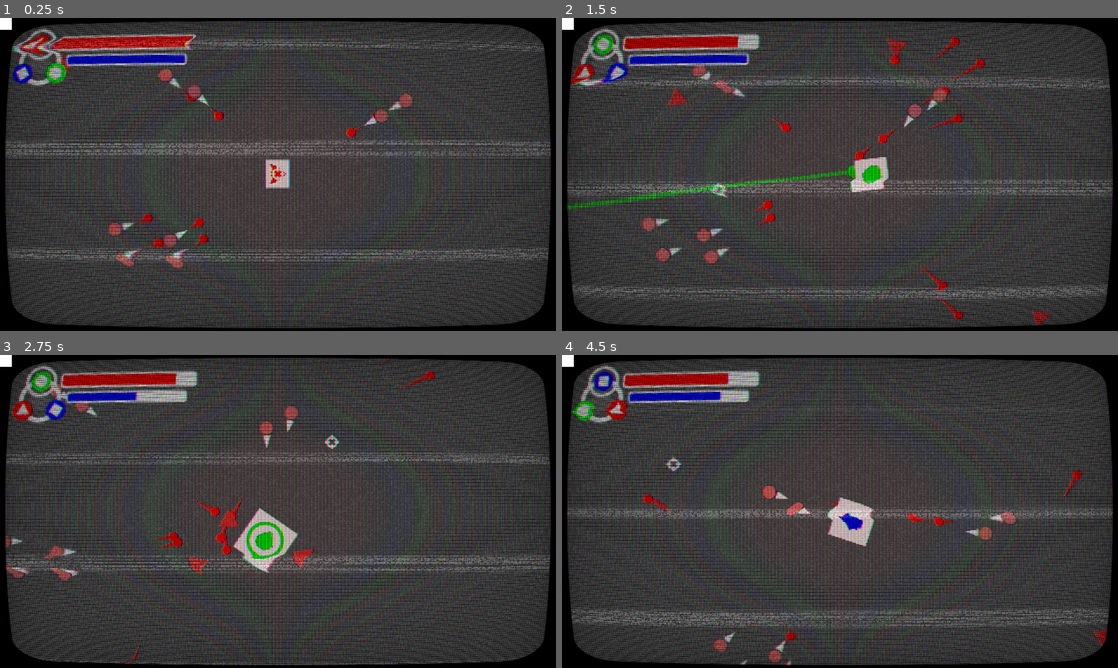
Above: before the commit, frames 1-4 (two rows, left to right).
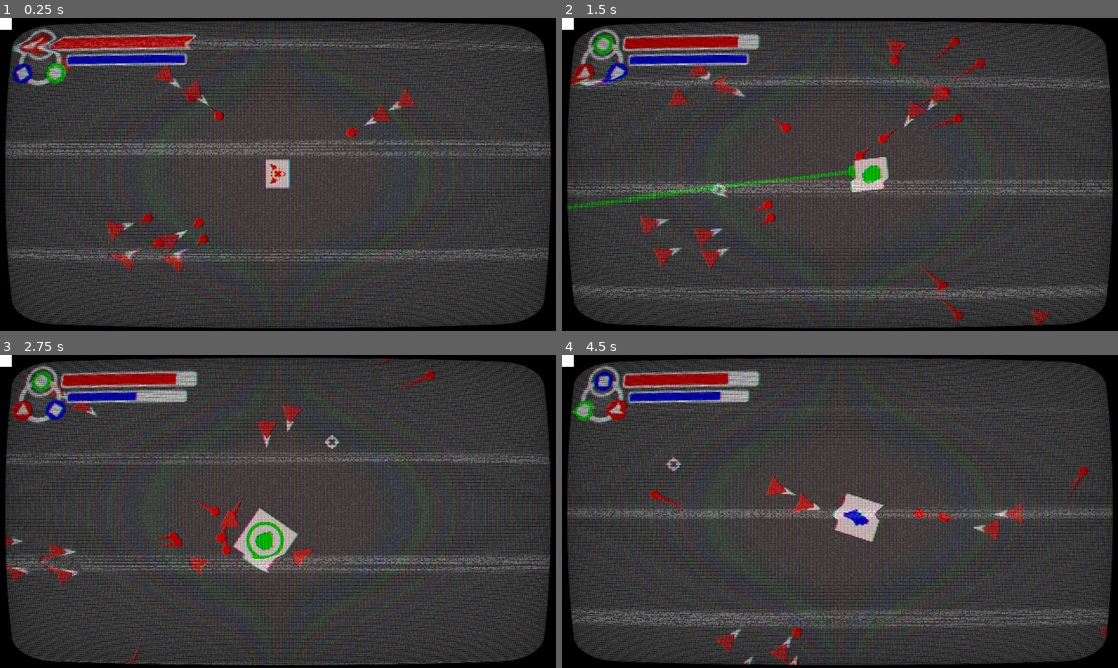
Above: after the commit, the same moments.

Repository: Tzeryushi/Blessed-Mode
Game: Godot game, scene res://Scenes/Main.tscn
The game is run twice, just before and just after one commit, with the same random seed, the same clock (stepped at 60 frames per second) and the same inputs.
Inputs (mouse positions are in pixels of both pictures, inside the frame that each line leads up to):
- Up to frame 1 (0.25 s): no input
- Up to frame 2 (1.5 s): move the mouse to (962, 158) at 0.52 s; hold D (move_right) 0.53-1.28 s; tap Shift (shift_mode) at 0.6 s; move the mouse to (728, 190) at 1.27 s; hold S (move_down) from 1.28 s (still down); click (728, 190) at 1.35 s
- Up to frame 3 (2.75 s): move the mouse to (333, 442) at 2.02 s; release S (move_down) at 2.03 s; hold D (move_right) from 2.03 s (still down); hold Space (special_action) from 2.03 s (still down)
- Up to frame 4 (4.5 s): move the mouse to (812, 574) at 2.77 s; release D (move_right) at 2.78 s; release Space (special_action) at 2.78 s; hold W (move_up) 2.78-3.53 s; tap Shift (shift_mode) at 2.85 s; move the mouse to (1006, 558) at 3.52 s; press the mouse at (1006, 558) at 3.53 s; hold A (move_left) from 3.53 s (still down); move the mouse to (673, 464) at 4.27 s; release the mouse at (673, 464) at 4.28 s; tap Space (special_action) at 4.35 s

The runs differ from the first frame. In frame 1, 0.9% of the frame differs, in the area x 10-75%, y 11-82%; in frame 2, 0.9%; in frame 3, 0.8%; in frame 4, 2.7%, in the area x 14-99%, y 33-100%.

Commit message:
small changes before navigation mumbo

Diff:
--- a/Entities/Flock/BaseEnemy.tscn
+++ b/Entities/Flock/BaseEnemy.tscn
@@ -2,13 +2,13 @@
 
 [ext_resource type="Script" path="res://Entities/Flock/BaseEnemy.gd" id="1_4nhy6"]
 [ext_resource type="PackedScene" uid="uid://cavd0ctnmul3e" path="res://Entities/Bullets/EnemyBullets/RedEnemyBullet.tscn" id="2_1leni"]
-[ext_resource type="Texture2D" uid="uid://gwe475foxqna" path="res://Entities/Flock/FlockSprites/PlaceHolderEnemy.svg" id="2_i4am0"]
+[ext_resource type="Texture2D" uid="uid://brbs2fcftaaqj" path="res://Entities/Flock/FlockSprites/EnemyRedBasic.svg" id="3_vqkig"]
 
 [sub_resource type="SpriteFrames" id="SpriteFrames_a8dwn"]
 animations = [{
 "frames": [{
 "duration": 1.0,
-"texture": ExtResource("2_i4am0")
+"texture": ExtResource("3_vqkig")
 }],
 "loop": true,
 "name": &"default",
@@ -20,16 +20,12 @@
 collision_mask = 4
 script = ExtResource("1_4nhy6")
 health = 40
-enemy_sprite = NodePath("EnemySprite")
+enemy_sprite = NodePath("VisualsGroup/EnemySprite")
 shot_timer = NodePath("ShotTimer")
 bullet_scene = ExtResource("2_1leni")
 
 [node name="Hitbox" type="CollisionPolygon2D" parent="."]
 polygon = PackedVector2Array(1, -24, 10, -22, 16, -18, 21, -12, 23, -6, 24, -1, 24, -1, 23, 6, 21, 11, 17, 17, 11, 21, 3, 24, -4, 24, -12, 21, -18, 16, -22, 9, -24, 1, -23, -8, -18, -16, -12, -21, -7, -23)
-
-[node name="EnemySprite" type="AnimatedSprite2D" parent="."]
-scale = Vector2(0.077961, 0.077961)
-sprite_frames = SubResource("SpriteFrames_a8dwn")
 
 [node name="ShotTimer" type="Timer" parent="."]
 one_shot = true
@@ -37,3 +33,10 @@
 [node name="Polygon2D" type="Polygon2D" parent="."]
 position = Vector2(27, 0)
 polygon = PackedVector2Array(0, -12, 44, 0, 0, 12)
+
+[node name="VisualsGroup" type="CanvasGroup" parent="."]
+
+[node name="EnemySprite" type="AnimatedSprite2D" parent="VisualsGroup"]
+position = Vector2(9, 0)
+scale = Vector2(0.7, 0.7)
+sprite_frames = SubResource("SpriteFrames_a8dwn")
--- a/Entities/Flock/RedFlock/EnemyRed1.tscn
+++ b/Entities/Flock/RedFlock/EnemyRed1.tscn
@@ -22,13 +22,13 @@
 max_movement_speed = 1000.0
 
 [node name="Hitbox" parent="." index="0"]
-position = Vector2(-24, -23)
+position = Vector2(-21, -23)
 polygon = PackedVector2Array(0, -13, 61, 23, 0, 59)
 
-[node name="EnemySprite" parent="." index="1"]
-position = Vector2(7, 0)
+[node name="Polygon2D" parent="." index="2"]
+visible = false
+
+[node name="EnemySprite" parent="VisualsGroup" index="0"]
+position = Vector2(10, 0)
 scale = Vector2(0.7, 0.7)
-sprite_frames = SubResource("SpriteFrames_n1nqu")
-
-[node name="Polygon2D" parent="." index="3"]
-visible = false
+sprite_frames = SubResource("SpriteFrames_2qppi")
--- a/Entities/Player/Player.gd
+++ b/Entities/Player/Player.gd
@@ -68,7 +68,7 @@
 	state_manager.process_frame(_delta)
 	current_ship_mode.process_frame(_delta)
 
-	make_single_ghost(0.02*min(combo_count,10))
+	make_single_ghost(0.02*min(combo_count,20))
 
 	#camera operations
 	reticle.update_reticle_position()
--- /dev/null
+++ b/Scenes/Levels/TilemapAssets/WallBeta.svg
@@ -0,0 +1,3 @@
+<?xml version="1.0" encoding="UTF-8" standalone="no"?>
+<!-- Generator: Gravit.io -->
+<svg xmlns="http://www.w3.org/2000/svg" xmlns:xlink="http://www.w3.org/1999/xlink" style="isolation:isolate" viewBox="367 374 64 64" width="64pt" height="64pt"><defs><clipPath id="_clipPath_K8BgjJnibKJMRhlxVDeiq7dqFTHMIVqd"><rect x="367" y="374" width="64" height="64"/></clipPath></defs><g clip-path="url(#_clipPath_K8BgjJnibKJMRhlxVDeiq7dqFTHMIVqd)"><rect x="367" y="374" width="64" height="64" transform="matrix(1,0,0,1,0,0)" fill="rgb(255,255,255)"/></g></svg>
--- a/Scenes/TestScenes/testing_room.tscn
+++ b/Scenes/TestScenes/testing_room.tscn
@@ -1,10 +1,16 @@
-[gd_scene load_steps=6 format=3 uid="uid://6ii61ff3ecgs"]
+[gd_scene load_steps=7 format=3 uid="uid://6ii61ff3ecgs"]
 
 [ext_resource type="Script" path="res://Scenes/TestScenes/testing_room.gd" id="1_0mq1j"]
 [ext_resource type="PackedScene" uid="uid://ds7bcbfgwevuw" path="res://Entities/Player/Player.tscn" id="1_nee7j"]
 [ext_resource type="PackedScene" uid="uid://dhl2vb5p2xx6p" path="res://Entities/Flock/BaseEnemy.tscn" id="3_3lnbx"]
 [ext_resource type="PackedScene" uid="uid://deo1k2y517tdi" path="res://GUI/HUD/HUD.tscn" id="4_8rfl1"]
 [ext_resource type="PackedScene" uid="uid://dq2vu4dl2uv8k" path="res://Entities/Flock/RedFlock/EnemyRed1.tscn" id="5_5po75"]
+
+[sub_resource type="NavigationPolygon" id="NavigationPolygon_28ty1"]
+vertices = PackedVector2Array(1910, 1078, -1910, 1078, -1910, -1078, 1910, -1078, 2235, -1412, 2208, 1480, 2058, 1226, 2058, -1226, -2183, -1384, -2058, -1226, -2268, 1399, -2058, 1226)
+polygons = Array[PackedInt32Array]([PackedInt32Array(0, 1, 2, 3), PackedInt32Array(4, 5, 6, 7), PackedInt32Array(8, 4, 7, 9), PackedInt32Array(10, 8, 9, 11), PackedInt32Array(5, 10, 11, 6)])
+outlines = Array[PackedVector2Array]([PackedVector2Array(-2193, -1394, 2246, -1423, 2218, 1491, -2279, 1409)])
+source_geometry_group_name = &"navigation_polygon_source_group"
 
 [node name="TestingRoom" type="Node2D"]
 script = ExtResource("1_0mq1j")
@@ -52,3 +58,9 @@
 
 [node name="EnemyRed3" parent="." instance=ExtResource("5_5po75")]
 position = Vector2(1086, 714)
+
+[node name="NavigationRegion2D" type="NavigationRegion2D" parent="."]
+navigation_polygon = SubResource("NavigationPolygon_28ty1")
+
+[node name="TileMap" type="TileMap" parent="NavigationRegion2D"]
+format = 2
Not shown: 1 places in Entities/Flock/RedFlock/EnemyRed1.tscn that only renumber resources
Not shown, added: Scenes/Levels/TilemapAssets/WallBeta.svg.import
